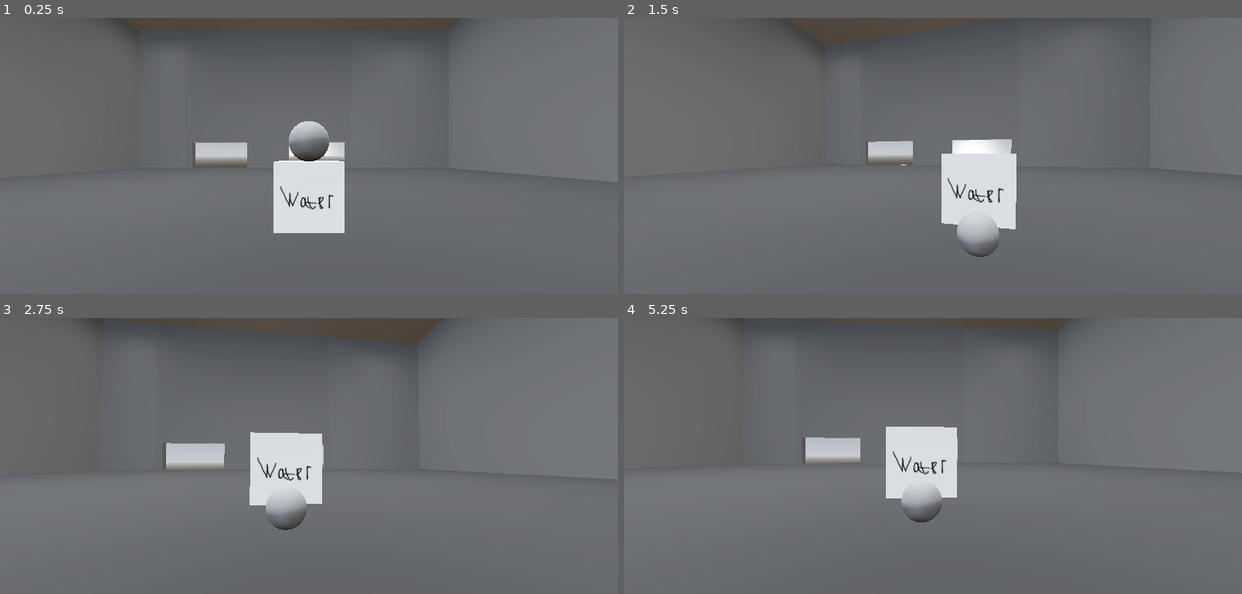
Above: before the commit, frames 1-4 (two rows, left to right).
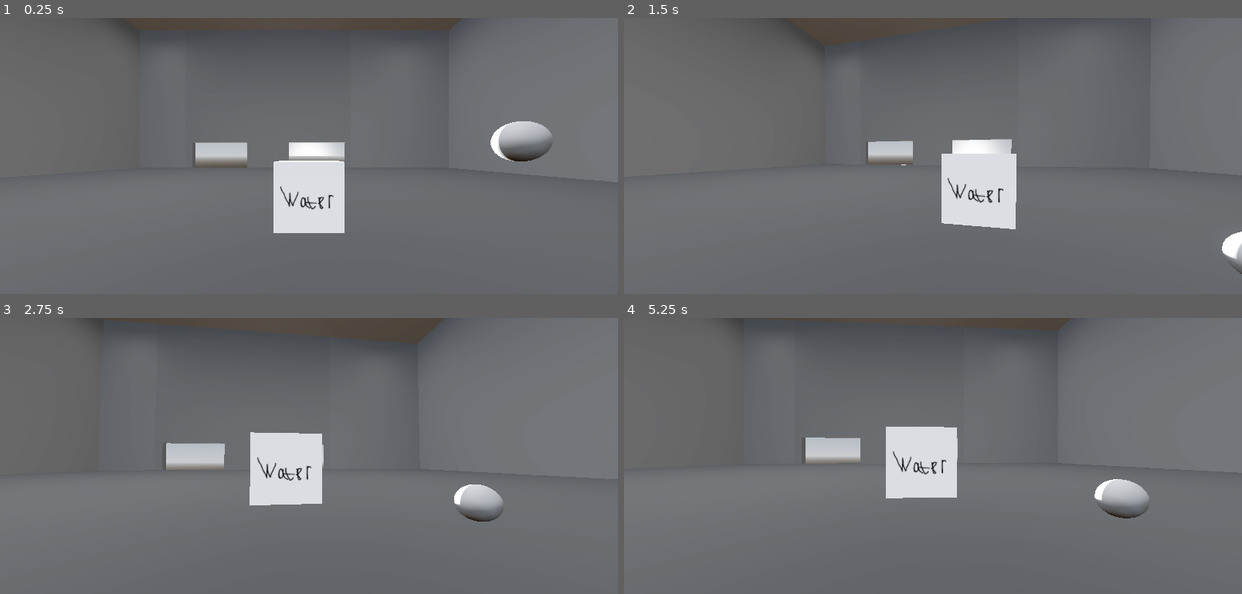
Above: after the commit, the same moments.

Repository: Meow-jar/Bread-factor
Game: Godot game, scene res://node_3d.tscn
The game is run twice, just before and just after one commit, with the same random seed, the same clock (stepped at 60 frames per second) and the same inputs.
Inputs (mouse positions are in pixels of both pictures, inside the frame that each line leads up to):
- Up to frame 1 (0.25 s): no input
- Up to frame 2 (1.5 s): move the mouse to (963, 156) at 0.52 s; tap Enter at 1.25 s; move the mouse to (902, 156) at 1.27 s
- Up to frame 3 (2.75 s): move the mouse to (321, 450) at 2.02 s
- Up to frame 4 (5.25 s): tap Space at 2.75 s; move the mouse to (926, 461) at 2.77 s; move the mouse to (976, 458) at 3.52 s; tap Enter at 4.25 s; move the mouse to (883, 453) at 4.27 s; move the mouse to (939, 456) at 5.02 s

The runs differ from the first frame. In frame 1, 1.6% of the frame differs, in the area x 46-90%, y 37-52%; in frame 2, 0.8%; in frame 3, 1.1%; in frame 4, 1.2%.

Commit message:
build 0.2.5
1: добавлены основные ингредиенты
2: ингредиенты и машины имеют свои дериктории

Diff:
--- /dev/null
+++ b/Ingredients/flour.tscn
@@ -0,0 +1,19 @@
+[gd_scene format=3 uid="uid://n33qro5pqfem"]
+
+[ext_resource type="Texture2D" uid="uid://dpmtf5t66ti12" path="res://textures/flour.png" id="1_3723e"]
+
+[sub_resource type="StandardMaterial3D" id="StandardMaterial3D_6l260"]
+albedo_texture = ExtResource("1_3723e")
+
+[sub_resource type="BoxMesh" id="BoxMesh_qi1wl"]
+
+[sub_resource type="BoxShape3D" id="BoxShape3D_7wcun"]
+
+[node name="flour" type="RigidBody3D" unique_id=311863782]
+
+[node name="MeshInstance3D" type="MeshInstance3D" parent="." unique_id=325938741]
+material_override = SubResource("StandardMaterial3D_6l260")
+mesh = SubResource("BoxMesh_qi1wl")
+
+[node name="CollisionShape3D" type="CollisionShape3D" parent="." unique_id=1426200583]
+shape = SubResource("BoxShape3D_7wcun")
--- /dev/null
+++ b/Ingredients/water.tscn
@@ -0,0 +1,19 @@
+[gd_scene format=3 uid="uid://cjb7xj146tues"]
+
+[ext_resource type="Texture2D" uid="uid://ct2lwetevh4vf" path="res://textures/water.png" id="1_7wcun"]
+
+[sub_resource type="StandardMaterial3D" id="StandardMaterial3D_7wcun"]
+albedo_texture = ExtResource("1_7wcun")
+
+[sub_resource type="BoxMesh" id="BoxMesh_qi1wl"]
+
+[sub_resource type="BoxShape3D" id="BoxShape3D_7wcun"]
+
+[node name="water" type="RigidBody3D" unique_id=311863782]
+
+[node name="MeshInstance3D" type="MeshInstance3D" parent="." unique_id=325938741]
+material_override = SubResource("StandardMaterial3D_7wcun")
+mesh = SubResource("BoxMesh_qi1wl")
+
+[node name="CollisionShape3D" type="CollisionShape3D" parent="." unique_id=1426200583]
+shape = SubResource("BoxShape3D_7wcun")
--- a/node_3d.tscn
+++ b/node_3d.tscn
@@ -1,6 +1,6 @@
 [gd_scene format=3 uid="uid://dbjxh4suwijt7"]
 
-[ext_resource type="PackedScene" uid="uid://bbtjafp66ea74" path="res://mix_machine.tscn" id="3_a0tk4"]
+[ext_resource type="PackedScene" uid="uid://bbtjafp66ea74" path="res://mashine/mix_machine.tscn" id="3_a0tk4"]
 [ext_resource type="PackedScene" uid="uid://b8vh7gqrqaqin" path="res://character_body_3d.tscn" id="4_r3fl7"]
 [ext_resource type="PackedScene" uid="uid://c0fd6m3ph5ka3" path="res://factor.tscn" id="5_jka67"]
 
@@ -31,7 +31,7 @@
 shadow_enabled = true
 
 [node name="RigidBody3D" type="RigidBody3D" parent="." unique_id=9133563]
-transform = Transform3D(1, 0, 0, 0, 1, 0, 0, 0, 1, 0, 6.255751, -5.0913954)
+transform = Transform3D(1, 0, 0, 0, 1, 0, 0, 0, 1, 5.2180643, 6.255751, -5.0913954)
 mass = 1000.0
 
 [node name="CollisionShape3D" type="CollisionShape3D" parent="RigidBody3D" unique_id=540565812]
Renamed: mix_machine.tscn -> mashine/mix_machine.tscn
Binary file added: textures/flour.png
Not shown, added: textures/flour.png.import
Binary file added: textures/water.png
Not shown, added: textures/water.png.import
